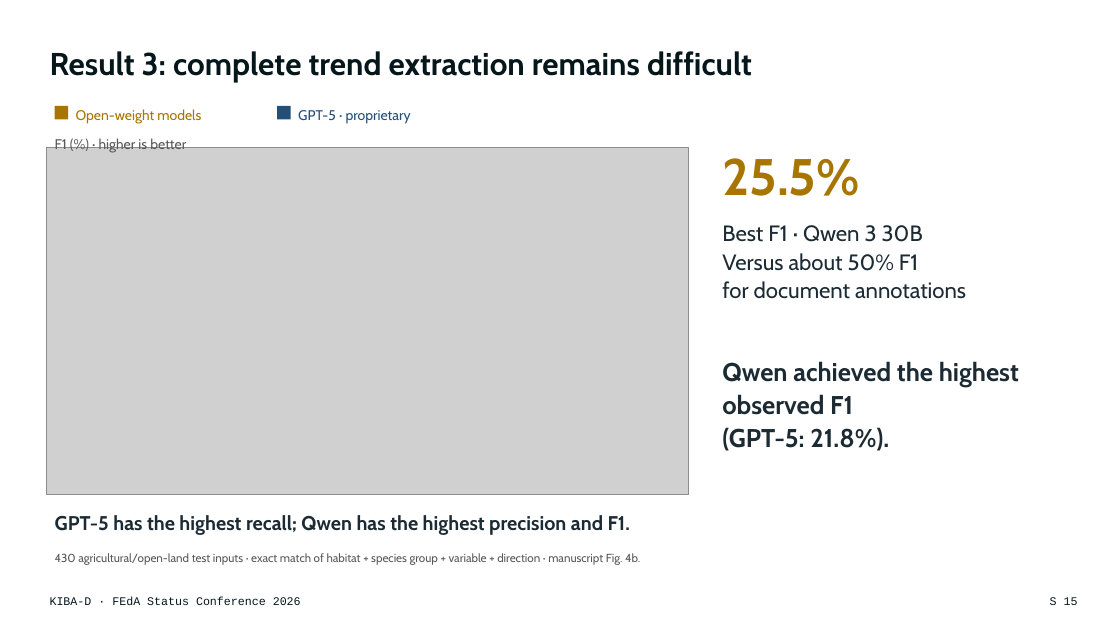
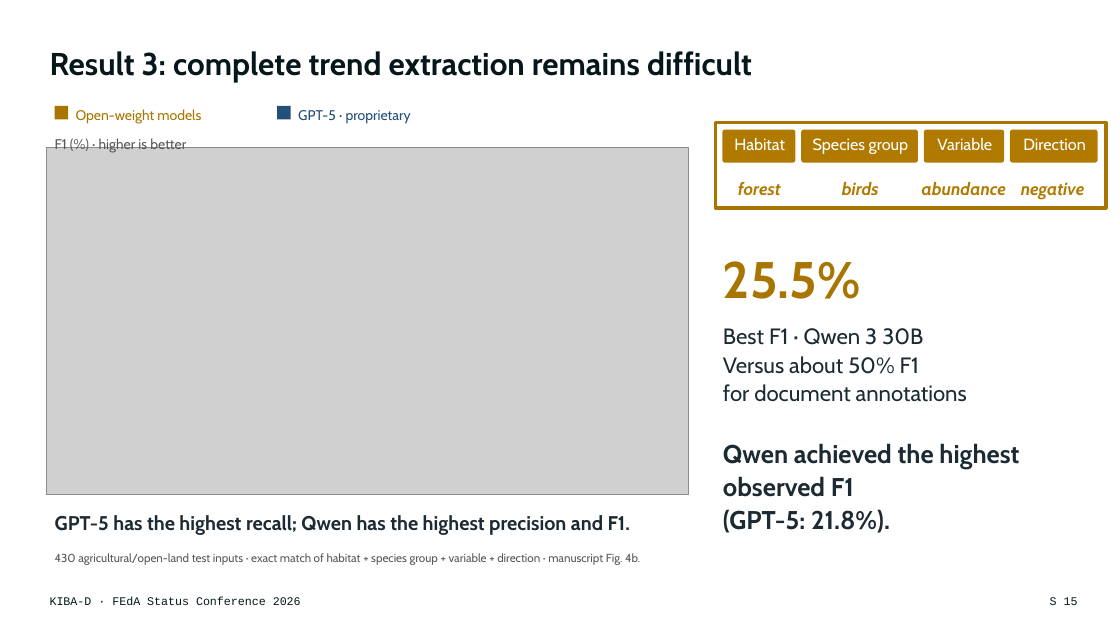
Before and after one commit to DFKI-NLP/kibad-llm, a slide deck: slide 15 of presentations/2026_feda_status_conference/KIBA-D_FEdA2026_Keynote.pptx. Drawn at 1120x630 pixels with LibreOffice and Linux fonts; fonts in the diff are those of the drawing; grey boxes stand for pictures. Boxes give left, top, right and bottom in pixels: in the first picture for what was removed or moved away, otherwise in the second. Text is boxed around its words. In the diff, an @@ line names an element or a change of style, - is before the commit and + after.

```diff
--- a/presentations/2026_feda_status_conference/KIBA-D_FEdA2026_Keynote.pptx
+++ b/presentations/2026_feda_status_conference/KIBA-D_FEdA2026_Keynote.pptx
@@ rectangle added at [716, 123, 1107, 208], outline #A87500 3 pt @@
@@ group added at [723, 129, 1097, 162]: 4 rounded rectangles, 4 texts @@
+Habitat
+Species group
+Variable
+Direction
@@ text added at [738, 182, 781, 196], 15 pt, text #B07A00, bold, italic @@
+forest
@@ text added at [842, 182, 879, 195], 15 pt, text #B07A00, bold, italic @@
+birds
@@ text added at [922, 182, 1006, 195], 15 pt, text #B07A00, bold, italic @@
+abundance
@@ text added at [1021, 182, 1084, 199], 15 pt, text #B07A00, bold, italic @@
+negative
@@ text "25.5%": place and size @@
-text "25.5%" at [722, 158, 859, 196]
+text "25.5%" at [723, 261, 860, 299]
@@ text "Best F1 · Qwen 3 ...": place and size @@
-text "Best F1 · Qwen 3 ..." at [722, 225, 966, 299]
+text "Best F1 · Qwen 3 ..." at [723, 328, 967, 402]
@@ text "Qwen achieved the highest observed ...": place and size @@
-text "Qwen achieved the highest observed ..." at [722, 361, 1019, 451]
+text "Qwen achieved the highest observed ..." at [723, 443, 1019, 533]
```
Also in this commit, not shown: 6 other slides changed, 2 other files.
